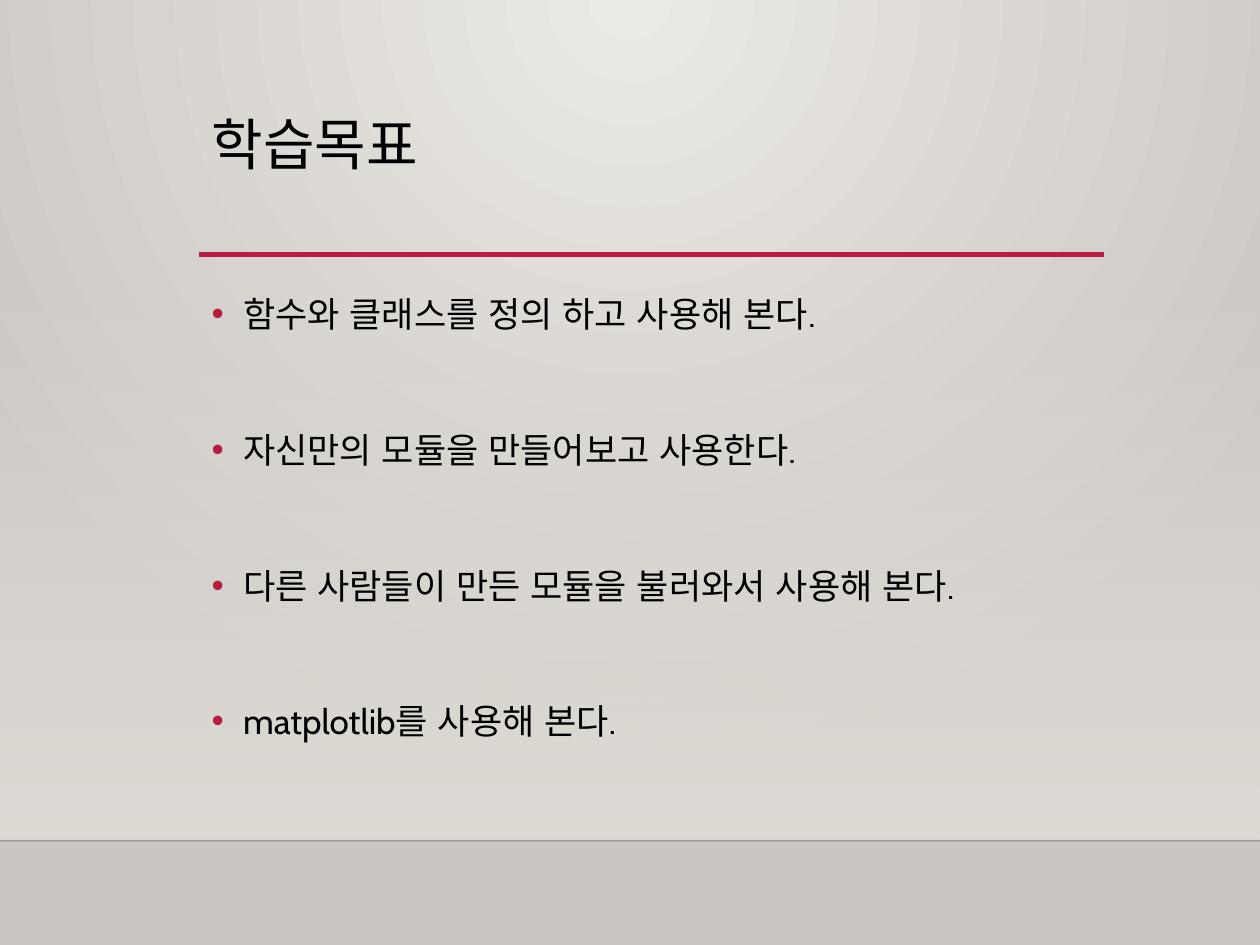
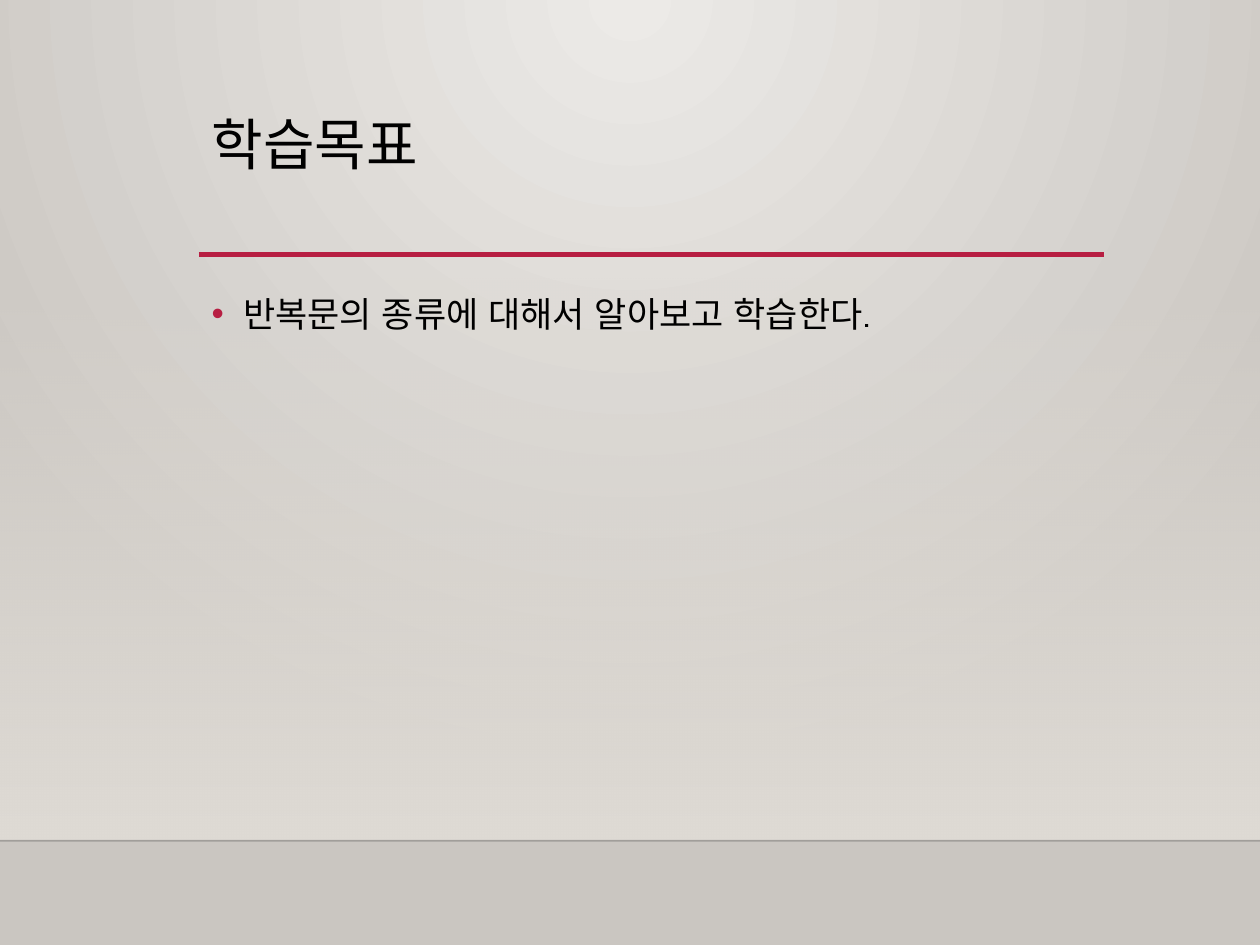
Before and after one commit to freshmea/weizman_python_class, a slide deck: slide 2 of textbook/파이썬3-2교시.pptx. Drawn at 1260x945 pixels with LibreOffice and Linux fonts; fonts in the diff are those of the drawing; background and template pictures are left out. Boxes give left, top, right and bottom in pixels: in the first picture for what was removed or moved away, otherwise in the second. Text is boxed around its words. In the diff, an @@ line names an element or a change of style, - is before the commit and + after.

```diff
--- a/textbook/파이썬3-2교시.pptx
+++ b/textbook/파이썬3-2교시.pptx
@@ text at box(243, 298, 871, 330): text changed @@
-• 함수와 클래스를 정의 하고 사용해 본다.
-• 자신만의 모듈을 만들어보고 사용한다.
-• 다른 사람들이 만든 모듈을 불러와서 사용해 본다.
-• matplotlib를 사용해 본다.
+• 반복문의 종류에 대해서 알아보고 학습한다.
```
Also in this commit, not shown: 3 other slides changed, 1 slide added, 5 slides removed.
